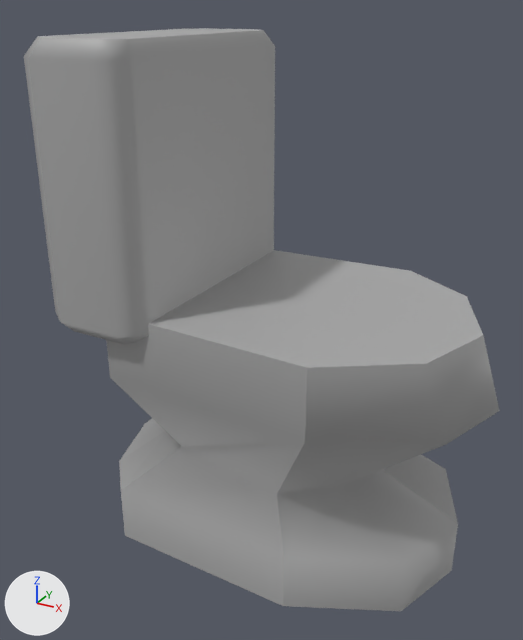
Two versions of the FBX model Pre-Import/Models/toilet.fbx, one commit apart.
The view is the same before and after, from a 50 mm lens placed at (-0.0386, -0.1227, 0.0288), pointed at (-0.0559, -0.0912, 0.013). The lights are fixed; the arrows at lower left show +X, +Y and +Z. Where no turn or scale is listed for an object, it has been applied to the vertices.
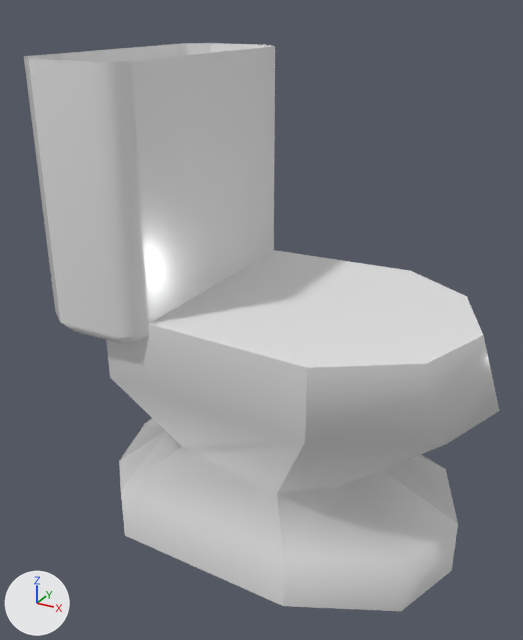
The newer file is also turned or shifted as a whole; pictures and numbers use the older file's frame.

Diff of the bpy script that builds the scene:
```diff
--- a/Pre-Import/Models/toilet.fbx.py
+++ b/Pre-Import/Models/toilet.fbx.py
@@ mat_standardsurface5 @@
+mat_standardsurface5 = principled_material('standardSurface5')
+mat_standardsurface5.base_color = (0.8, 0.8, 0.8)  # white #e7e7e7
+mat_standardsurface5.roughness = 0.2
@@ me_mesh @@
 # used by ob_pcube2; location = (-0.05436, -0.09009, 0.01358)
-me_mesh.from_pydata(...)  # 92 vertices, 94 faces; spans x -0.0111..0.0111, y -0.0075..0.0075, z -0.0138..0.0138
+me_mesh.from_pydata(...)  # 88 vertices, 88 faces; spans x -0.0111..0.0111, y -0.0075..0.0075, z -0.0138..0.0129
+# me_mesh part 1
+# 8 vertices are removed from x -0.0096..-0.0064, y -0.0069..0.0069, z 0.0138
+# 15 faces are deleted
+# 4 vertices move from x -0.0107..-0.0054, y -0.0061..0.006, z 0.0138 to x -0.0108..-0.0052, y -0.0059..0.0058, z 0.0085
+# 4 vertices are added at (-0.0063, -0.0067, 0.0085), (-0.0097, -0.0067, 0.0085), (-0.0063, 0.0067, 0.0085), (-0.0097, 0.0067, 0.0085)
+# 9 new faces join them
+# me_mesh part 2: 79 faces spanning x -0.0111..0.0111, y -0.0075..0.0075, z -0.0138..0.0129 switch from mat_standardsurface1 (grey #aaaaaa) to mat_standardsurface5 (white #e7e7e7)
```

Where the change shows, as pixel boxes (x1, y1, x2, y2) in the pictures (523 x 640 px):
'pCube2', reshaped: before (24, 28, 499, 611); after (24, 43, 499, 611)
part 1 of me_mesh, cut back: before (24, 28, 275, 62); after (24, 43, 271, 62)
part 2 of me_mesh, recoloured: (24, 46, 499, 611) in both
